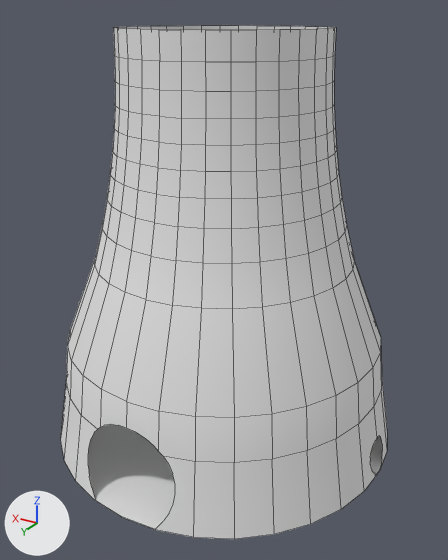
Two versions of the FBX model Assets/Art/Environment/GreyboxV2/SM_Hub.fbx, one commit apart.
The view is the same before and after, from a 50 mm lens placed at (-28.8, 48.1, 40.0), pointed at (-0.4, 0.8, 16.3). The axes (+X, +Y, +Z) are drawn at lower left. The lights are the same throughout. The older version comes first. Mesh edges are drawn as thin lines. Where no turn or scale is listed for an object, it has been applied to the vertices.

In view in the first picture: 'SM_Hub'.
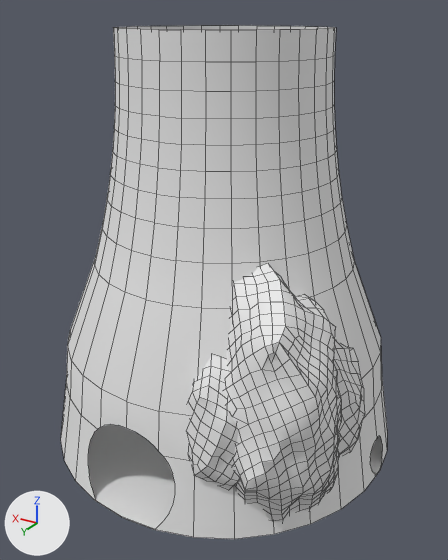
Commit message: Update Hub
Update Hub

Changed parts and their boxes (x1, y1, x2, y2) in the pictures (448 x 560 px):
'SM_Hub_Pile', added
    after: (187, 263, 365, 522)

The edits, one by one:
Mesh me_landscape_002_s_remesh_001 is new.
It has 1802 vertices, 1763 faces and spans x -5.3..12.0, y -5.4..11.4, z -9.2..15.0.
Object 'SM_Hub_Pile' (ob_sm_hub_pile) is new; it shows me_landscape_002_s_remesh_001.
Its location is (-11.23, 4.16, 7.22).
